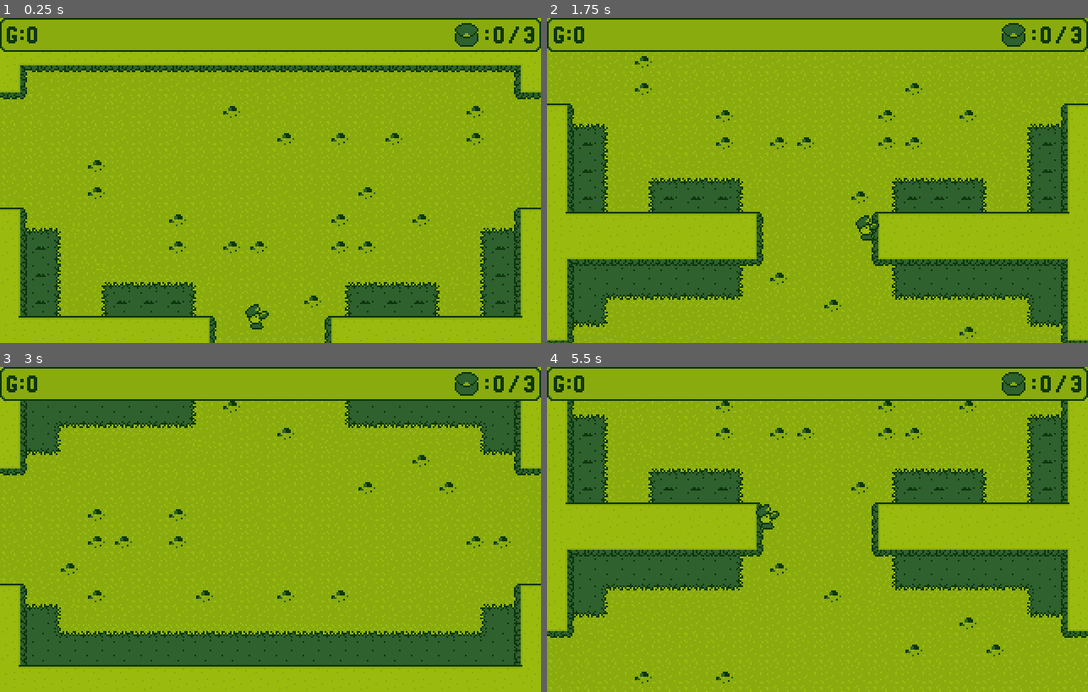
Above: before the commit, frames 1-4 (two rows, left to right).
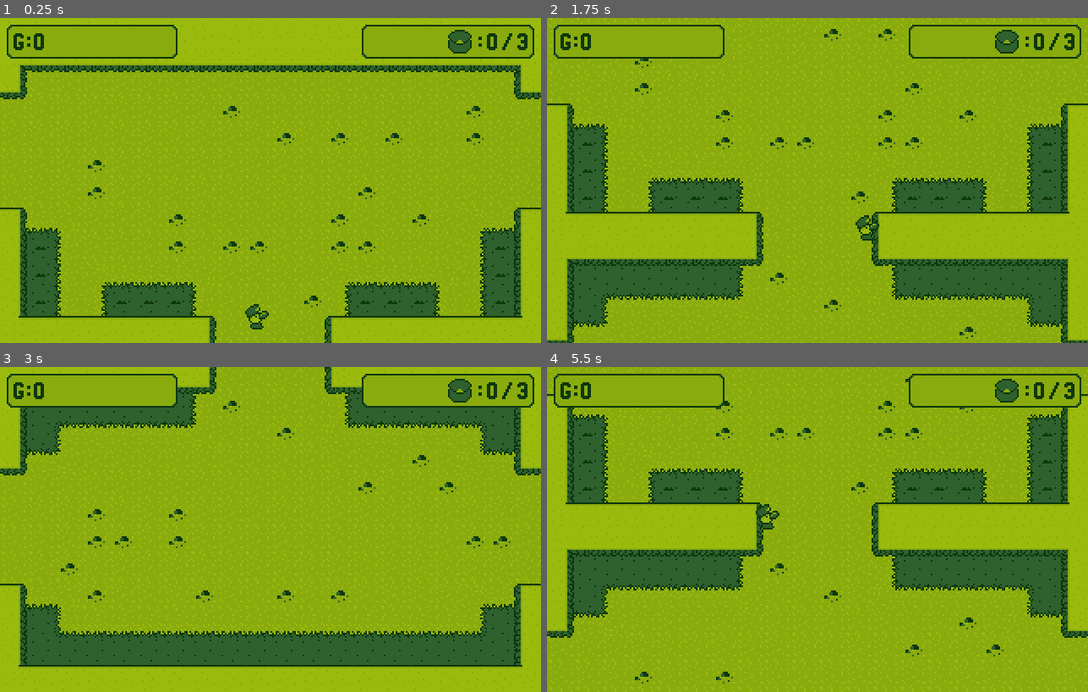
Above: after the commit, the same moments.

Repository: MrPiedPiper/LD46
Game: Godot game, scene res://scenes/main/Main.tscn
Same seed, same stepped clock (60 frames per second), same inputs: the game is played once before the commit and once after it. The project has no main scene, so this scene is started directly.
Inputs (mouse positions are in pixels of both pictures, inside the frame that each line leads up to):
- Up to frame 1 (0.25 s): no input
- Up to frame 2 (1.75 s): tap Enter at 0.5 s; move the mouse to (936, 164) at 0.52 s; hold Right (ui_right) 0.53-1.28 s; right-click (936, 164) at 0.6 s; move the mouse to (709, 196) at 1.27 s; hold Down (ui_down) from 1.28 s (still down); right-click (709, 196) at 1.35 s
- Up to frame 3 (3 s): move the mouse to (324, 458) at 2.02 s; release Down (ui_down) at 2.03 s; hold Right (ui_right) 2.03-2.78 s; right-click (324, 458) at 2.1 s; tap Space at 2.75 s; move the mouse to (243, 594) at 2.77 s; hold Up (ui_up) from 2.78 s (still down); right-click (243, 594) at 2.85 s
- Up to frame 4 (5.5 s): move the mouse to (979, 578) at 3.52 s; release Up (ui_up) at 3.53 s; hold Left (ui_left) 3.53-5.03 s; right-click (979, 578) at 3.6 s; move the mouse to (655, 480) at 4.27 s; right-click (655, 480) at 4.35 s; move the mouse to (844, 529) at 5.02 s; hold Down (ui_down) from 5.03 s (still down); right-click (844, 529) at 5.1 s

The runs differ from the first frame. In frame 1, 2.6% of the frame differs, in the area x 0-100%, y 0-13%; in frame 2, 2.7%; in frame 3, 4.0%; in frame 4, 2.7%.

Commit message:
Modify UI to allow the player to see where they're going

Diff:
--- a/scenes/ui/play_ui/Play_UI.gd
+++ b/scenes/ui/play_ui/Play_UI.gd
@@ -1,8 +1,8 @@
 extends Control
 
-onready var inventory_count_parent = $CanvasLayer/MarginContainer/MarginContainer/HBoxContainer/HBoxContainer2/InventoryCountHBoxContainer
-onready var inventory_size_parent = $CanvasLayer/MarginContainer/MarginContainer/HBoxContainer/HBoxContainer2/InventorySizeHBoxContainer
-onready var score_count_parent = $CanvasLayer/MarginContainer/MarginContainer/HBoxContainer/HBoxContainer/ScoreCountHBoxContainer
+onready var inventory_count_parent = $CanvasLayer/MarginContainer3/HBoxContainer/MarginContainer2/MarginContainer2/HBoxContainer2/InventoryCountHBoxContainer
+onready var inventory_size_parent = $CanvasLayer/MarginContainer3/HBoxContainer/MarginContainer2/MarginContainer2/HBoxContainer2/InventorySizeHBoxContainer
+onready var score_count_parent = $CanvasLayer/MarginContainer3/HBoxContainer/MarginContainer/MarginContainer/HBoxContainer2
 
 export var number_texture:Texture
 
--- a/scenes/ui/play_ui/Play_UI.tscn
+++ b/scenes/ui/play_ui/Play_UI.tscn
@@ -15,6 +15,8 @@
 [node name="Play_UI" type="Control"]
 anchor_right = 1.0
 anchor_bottom = 1.0
+margin_left = -0.55481
+margin_right = -0.55481
 size_flags_horizontal = 4
 size_flags_vertical = 4
 script = ExtResource( 2 )
@@ -25,15 +27,36 @@
 
 [node name="CanvasLayer" type="CanvasLayer" parent="."]
 
-[node name="MarginContainer" type="MarginContainer" parent="CanvasLayer"]
+[node name="MarginContainer3" type="MarginContainer" parent="CanvasLayer"]
 anchor_right = 1.0
 margin_bottom = 20.0
-__meta__ = {
-"_edit_use_anchors_": false
-}
-
-[node name="NinePatchRect" type="NinePatchRect" parent="CanvasLayer/MarginContainer"]
-margin_right = 320.0
+custom_constants/margin_right = 4
+custom_constants/margin_top = 4
+custom_constants/margin_left = 4
+custom_constants/margin_bottom = 4
+__meta__ = {
+"_edit_use_anchors_": false
+}
+
+[node name="HBoxContainer" type="HBoxContainer" parent="CanvasLayer/MarginContainer3"]
+margin_left = 4.0
+margin_top = 4.0
+margin_right = 316.0
+margin_bottom = 24.0
+__meta__ = {
+"_edit_use_anchors_": false
+}
+
+[node name="MarginContainer" type="MarginContainer" parent="CanvasLayer/MarginContainer3/HBoxContainer"]
+margin_right = 101.0
+margin_bottom = 20.0
+size_flags_horizontal = 3
+__meta__ = {
+"_edit_use_anchors_": false
+}
+
+[node name="NinePatchRect" type="NinePatchRect" parent="CanvasLayer/MarginContainer3/HBoxContainer/MarginContainer"]
+margin_right = 101.0
 margin_bottom = 20.0
 texture = ExtResource( 1 )
 region_rect = Rect2( 0, 0, 12, 12 )
@@ -47,98 +70,132 @@
 "_edit_use_anchors_": false
 }
 
-[node name="MarginContainer" type="MarginContainer" parent="CanvasLayer/MarginContainer"]
-margin_right = 320.0
+[node name="MarginContainer" type="MarginContainer" parent="CanvasLayer/MarginContainer3/HBoxContainer/MarginContainer"]
+margin_right = 101.0
 margin_bottom = 20.0
 custom_constants/margin_right = 4
 custom_constants/margin_top = 2
 custom_constants/margin_left = 4
 custom_constants/margin_bottom = 2
 
-[node name="HBoxContainer" type="HBoxContainer" parent="CanvasLayer/MarginContainer/MarginContainer"]
+[node name="HBoxContainer2" type="HBoxContainer" parent="CanvasLayer/MarginContainer3/HBoxContainer/MarginContainer/MarginContainer"]
 margin_left = 4.0
 margin_top = 2.0
-margin_right = 316.0
+margin_right = 97.0
 margin_bottom = 18.0
+size_flags_horizontal = 3
 custom_constants/separation = 0
 
-[node name="HBoxContainer" type="HBoxContainer" parent="CanvasLayer/MarginContainer/MarginContainer/HBoxContainer"]
-margin_right = 156.0
-margin_bottom = 16.0
-size_flags_horizontal = 3
-custom_constants/separation = 0
-
-[node name="TextureRect" type="TextureRect" parent="CanvasLayer/MarginContainer/MarginContainer/HBoxContainer/HBoxContainer"]
+[node name="TextureRect" type="TextureRect" parent="CanvasLayer/MarginContainer3/HBoxContainer/MarginContainer/MarginContainer/HBoxContainer2"]
 margin_top = 3.0
 margin_right = 12.0
 margin_bottom = 13.0
 size_flags_vertical = 4
 texture = ExtResource( 5 )
 
-[node name="ScoreCountHBoxContainer" type="HBoxContainer" parent="CanvasLayer/MarginContainer/MarginContainer/HBoxContainer/HBoxContainer"]
+[node name="ScoreCountHBoxContainer" type="HBoxContainer" parent="CanvasLayer/MarginContainer3/HBoxContainer/MarginContainer/MarginContainer/HBoxContainer2"]
 margin_left = 12.0
 margin_right = 18.0
 margin_bottom = 16.0
 custom_constants/separation = 2
 
-[node name="TextureRect2" type="TextureRect" parent="CanvasLayer/MarginContainer/MarginContainer/HBoxContainer/HBoxContainer/ScoreCountHBoxContainer"]
+[node name="TextureRect2" type="TextureRect" parent="CanvasLayer/MarginContainer3/HBoxContainer/MarginContainer/MarginContainer/HBoxContainer2/ScoreCountHBoxContainer"]
 margin_top = 3.0
 margin_right = 6.0
 margin_bottom = 13.0
 size_flags_vertical = 4
 texture = SubResource( 1 )
 
-[node name="HBoxContainer2" type="HBoxContainer" parent="CanvasLayer/MarginContainer/MarginContainer/HBoxContainer"]
-margin_left = 156.0
+[node name="Control" type="Control" parent="CanvasLayer/MarginContainer3/HBoxContainer"]
+margin_left = 105.0
+margin_right = 206.0
+margin_bottom = 20.0
+size_flags_horizontal = 3
+
+[node name="MarginContainer2" type="MarginContainer" parent="CanvasLayer/MarginContainer3/HBoxContainer"]
+margin_left = 210.0
 margin_right = 312.0
-margin_bottom = 16.0
+margin_bottom = 20.0
+size_flags_horizontal = 3
+__meta__ = {
+"_edit_use_anchors_": false
+}
+
+[node name="NinePatchRect2" type="NinePatchRect" parent="CanvasLayer/MarginContainer3/HBoxContainer/MarginContainer2"]
+margin_right = 102.0
+margin_bottom = 20.0
+texture = ExtResource( 1 )
+region_rect = Rect2( 0, 0, 12, 12 )
+patch_margin_left = 8
+patch_margin_top = 8
+patch_margin_right = 8
+patch_margin_bottom = 8
+axis_stretch_horizontal = 1
+axis_stretch_vertical = 1
+__meta__ = {
+"_edit_use_anchors_": false
+}
+
+[node name="MarginContainer2" type="MarginContainer" parent="CanvasLayer/MarginContainer3/HBoxContainer/MarginContainer2"]
+margin_right = 102.0
+margin_bottom = 20.0
+custom_constants/margin_right = 4
+custom_constants/margin_top = 2
+custom_constants/margin_left = 4
+custom_constants/margin_bottom = 2
+
+[node name="HBoxContainer2" type="HBoxContainer" parent="CanvasLayer/MarginContainer3/HBoxContainer/MarginContainer2/MarginContainer2"]
+margin_left = 4.0
+margin_top = 2.0
+margin_right = 98.0
+margin_bottom = 18.0
 size_flags_horizontal = 3
 custom_constants/separation = 3
 alignment = 2
 
-[node name="TextureRect" type="TextureRect" parent="CanvasLayer/MarginContainer/MarginContainer/HBoxContainer/HBoxContainer2"]
-margin_left = 108.0
-margin_right = 124.0
+[node name="TextureRect" type="TextureRect" parent="CanvasLayer/MarginContainer3/HBoxContainer/MarginContainer2/MarginContainer2/HBoxContainer2"]
+margin_left = 46.0
+margin_right = 62.0
 margin_bottom = 16.0
 size_flags_vertical = 4
 texture = ExtResource( 3 )
 
-[node name="TextureRect2" type="TextureRect" parent="CanvasLayer/MarginContainer/MarginContainer/HBoxContainer/HBoxContainer2"]
-margin_left = 127.0
-margin_top = 3.0
-margin_right = 129.0
+[node name="TextureRect2" type="TextureRect" parent="CanvasLayer/MarginContainer3/HBoxContainer/MarginContainer2/MarginContainer2/HBoxContainer2"]
+margin_left = 65.0
+margin_top = 3.0
+margin_right = 67.0
 margin_bottom = 13.0
 size_flags_vertical = 4
 texture = ExtResource( 6 )
 
-[node name="InventoryCountHBoxContainer" type="HBoxContainer" parent="CanvasLayer/MarginContainer/MarginContainer/HBoxContainer/HBoxContainer2"]
-margin_left = 132.0
-margin_right = 138.0
+[node name="InventoryCountHBoxContainer" type="HBoxContainer" parent="CanvasLayer/MarginContainer3/HBoxContainer/MarginContainer2/MarginContainer2/HBoxContainer2"]
+margin_left = 70.0
+margin_right = 76.0
 margin_bottom = 16.0
 custom_constants/separation = 2
 
-[node name="TextureRect" type="TextureRect" parent="CanvasLayer/MarginContainer/MarginContainer/HBoxContainer/HBoxContainer2/InventoryCountHBoxContainer"]
+[node name="TextureRect" type="TextureRect" parent="CanvasLayer/MarginContainer3/HBoxContainer/MarginContainer2/MarginContainer2/HBoxContainer2/InventoryCountHBoxContainer"]
 margin_top = 3.0
 margin_right = 6.0
 margin_bottom = 13.0
 size_flags_vertical = 4
 texture = SubResource( 1 )
 
-[node name="TextureRect3" type="TextureRect" parent="CanvasLayer/MarginContainer/MarginContainer/HBoxContainer/HBoxContainer2"]
-margin_left = 141.0
-margin_top = 3.0
-margin_right = 147.0
+[node name="TextureRect3" type="TextureRect" parent="CanvasLayer/MarginContainer3/HBoxContainer/MarginContainer2/MarginContainer2/HBoxContainer2"]
+margin_left = 79.0
+margin_top = 3.0
+margin_right = 85.0
 margin_bottom = 13.0
 size_flags_vertical = 4
 texture = ExtResource( 4 )
 
-[node name="InventorySizeHBoxContainer" type="HBoxContainer" parent="CanvasLayer/MarginContainer/MarginContainer/HBoxContainer/HBoxContainer2"]
-margin_left = 150.0
-margin_right = 156.0
+[node name="InventorySizeHBoxContainer" type="HBoxContainer" parent="CanvasLayer/MarginContainer3/HBoxContainer/MarginContainer2/MarginContainer2/HBoxContainer2"]
+margin_left = 88.0
+margin_right = 94.0
 margin_bottom = 16.0
 custom_constants/separation = 2
 
-[node name="TextureRect3" type="TextureRect" parent="CanvasLayer/MarginContainer/MarginContainer/HBoxContainer/HBoxContainer2/InventorySizeHBoxContainer"]
+[node name="TextureRect3" type="TextureRect" parent="CanvasLayer/MarginContainer3/HBoxContainer/MarginContainer2/MarginContainer2/HBoxContainer2/InventorySizeHBoxContainer"]
 margin_top = 3.0
 margin_right = 6.0
 margin_bottom = 13.0
